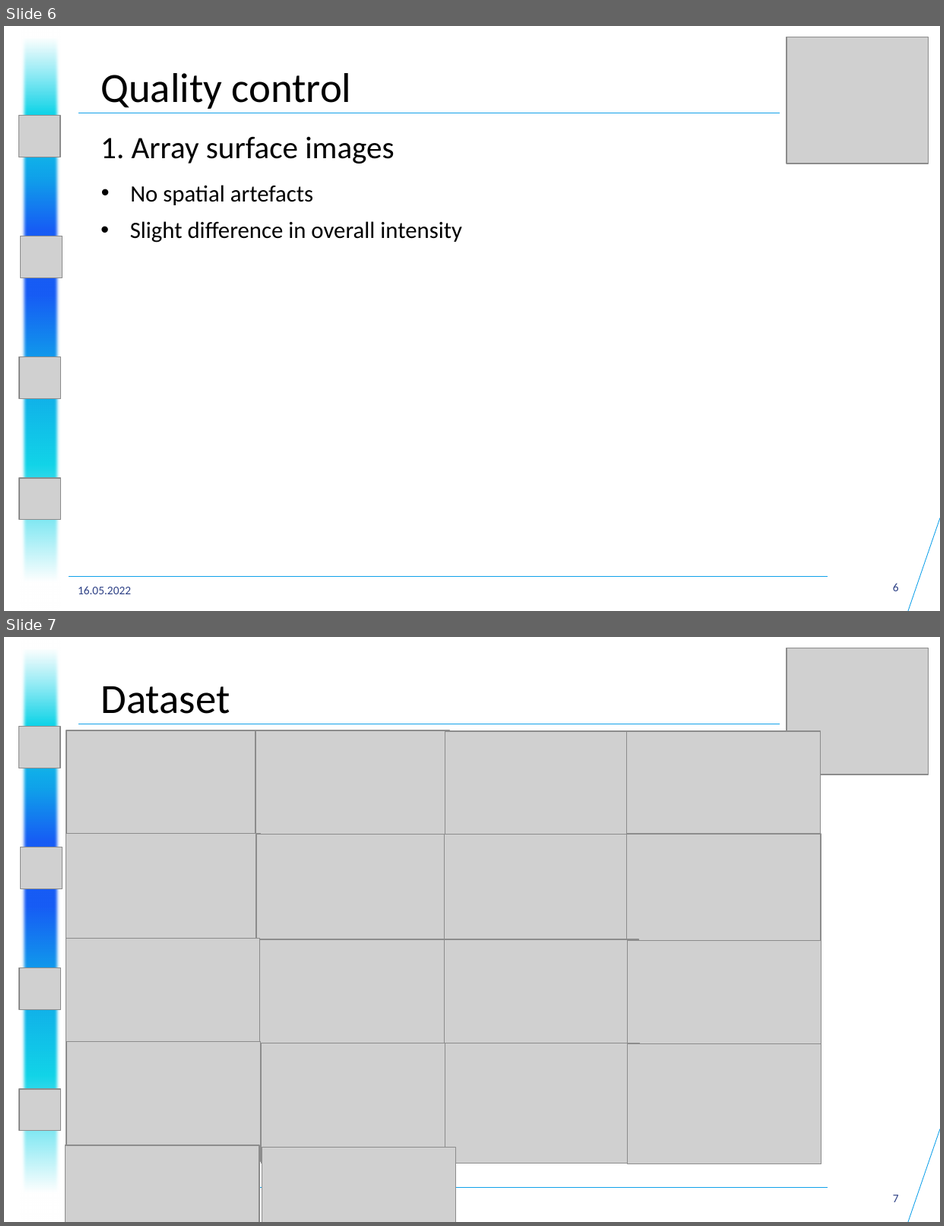
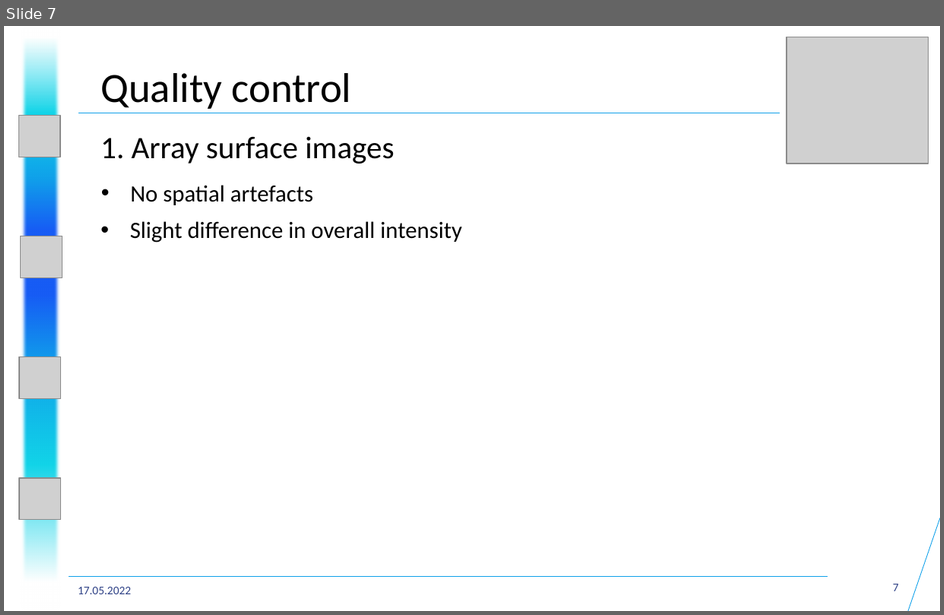
Before and after one commit to datascience-mobi-2022/2022-topic-04-team-01, a slide deck: Presentations/Project Proposal/Project Proposal Presentation Structure+.pptx. Shown one above the other, each under a label of ours: slides 6 and 7 before the commit, slide 7 after it. The pictures are 944x1226 and 944x615 pixels, drawn with LibreOffice and Linux fonts; fonts in the diff are those of the drawing; grey boxes stand for pictures. Boxes give left, top, right and bottom in pixels: in the first picture for what was removed or moved away, otherwise in the second. Text is boxed around its words. In the diff, an @@ line names an element or a change of style, - is before the commit and + after.

```diff
--- a/Presentations/Project Proposal/Project Proposal Presentation Structure+.pptx
+++ b/Presentations/Project Proposal/Project Proposal Presentation Structure+.pptx
@@ slide 7 removed at (4,637,940,1222), background #FFFFFF @@
@@ rectangle removed at (20,637,62,1222) @@
@@ picture removed at (787,648,929,775) @@
@@ text removed at (101,686,230,714) @@
-Dataset
@@ picture removed at (19,726,61,768) @@
@@ line removed from (78, 724) to (780, 724) @@
@@ picture removed at (21,848,63,890) @@
@@ picture removed at (19,968,61,1011) @@
@@ picture removed at (19,1089,61,1131) @@
@@ line removed from (940, 1129) to (908, 1222) @@
@@ group removed at (65,730,822,1222): 18 pictures @@
@@ line removed from (69, 1187) to (828, 1187) @@
@@ page number removed at (893,1195,899,1202) @@
-7
@@ what was slide 6 is now slide 7 @@
@@ slide 7 changed as well @@
@@ text at (78,587,131,594): text changed @@
-16.05.2022
+17.05.2022
@@ page number at (893,584,899,591): text changed @@
-6
+7
```
Also in this commit, not shown: 14 other slides changed, 2 slides added.
